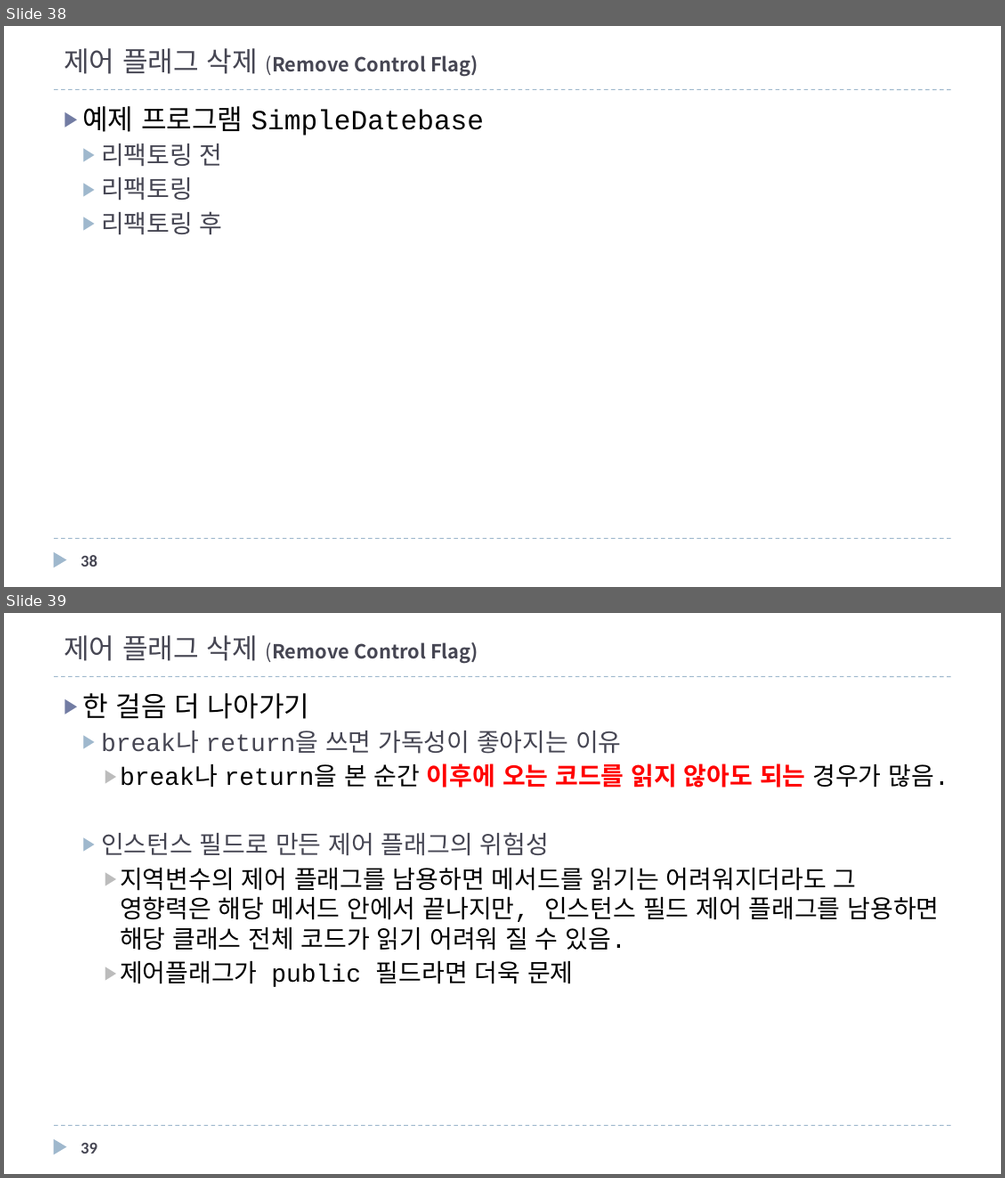
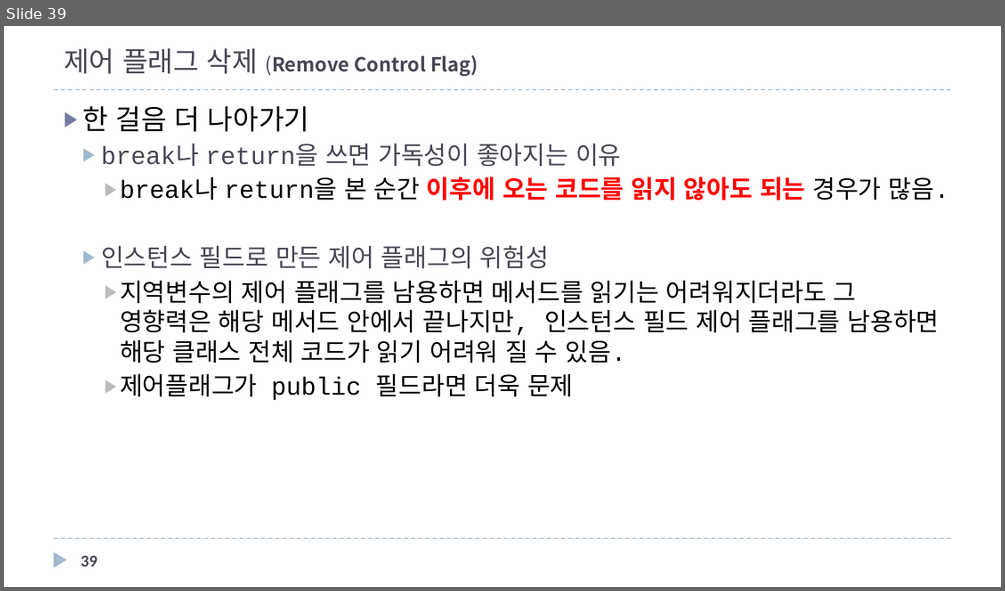
Before and after one commit to mkgungor/refactoring_java, a slide deck: ppt/자바로 배우는 리팩토링 입문.pptx. Shown one above the other, each under a label of ours: slides 38 and 39 before the commit, slide 39 after it. The pictures are 1005x1178 and 1005x591 pixels, drawn with LibreOffice and Linux fonts; fonts in the diff are those of the drawing. Boxes give left, top, right and bottom in pixels: in the first picture for what was removed or moved away, otherwise in the second. Text is boxed around its words. In the diff, an @@ line names an element or a change of style, - is before the commit and + after.

```diff
--- a/ppt/자바로 배우는 리팩토링 입문.pptx
+++ b/ppt/자바로 배우는 리팩토링 입문.pptx
@@ slide 38 removed at box(4, 26, 1001, 587), background #FFFFFF; not listed: 3 template elements that a slide beside it also shows @@
@@ title removed at box(64, 48, 478, 77) @@
-제어 플래그 삭제 (Remove Control Flag)
@@ text removed at box(82, 106, 485, 234) @@
-▶ 예제 프로그램 SimpleDatebase
-  ▶ 리팩토링 전
-  ▶ 리팩토링
-  ▶ 리팩토링 후
@@ page number removed at box(81, 555, 97, 566) @@
-38
```
Also in this commit, not shown: 7 slides changed, 10 slides added, 5 other files.
